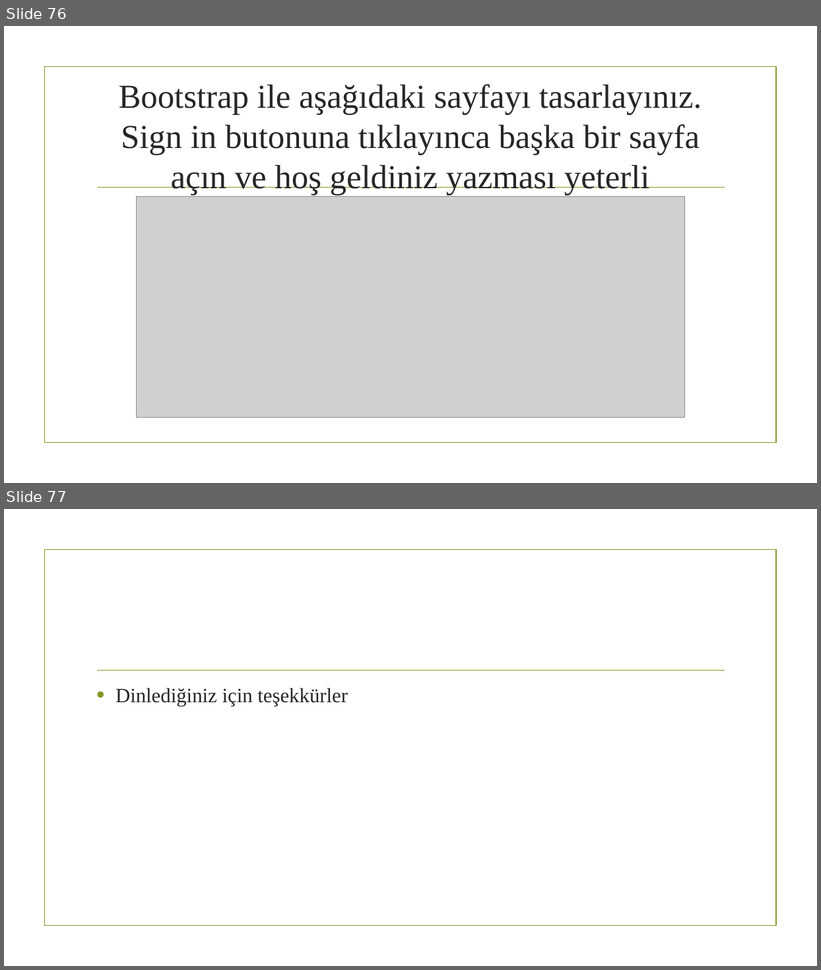
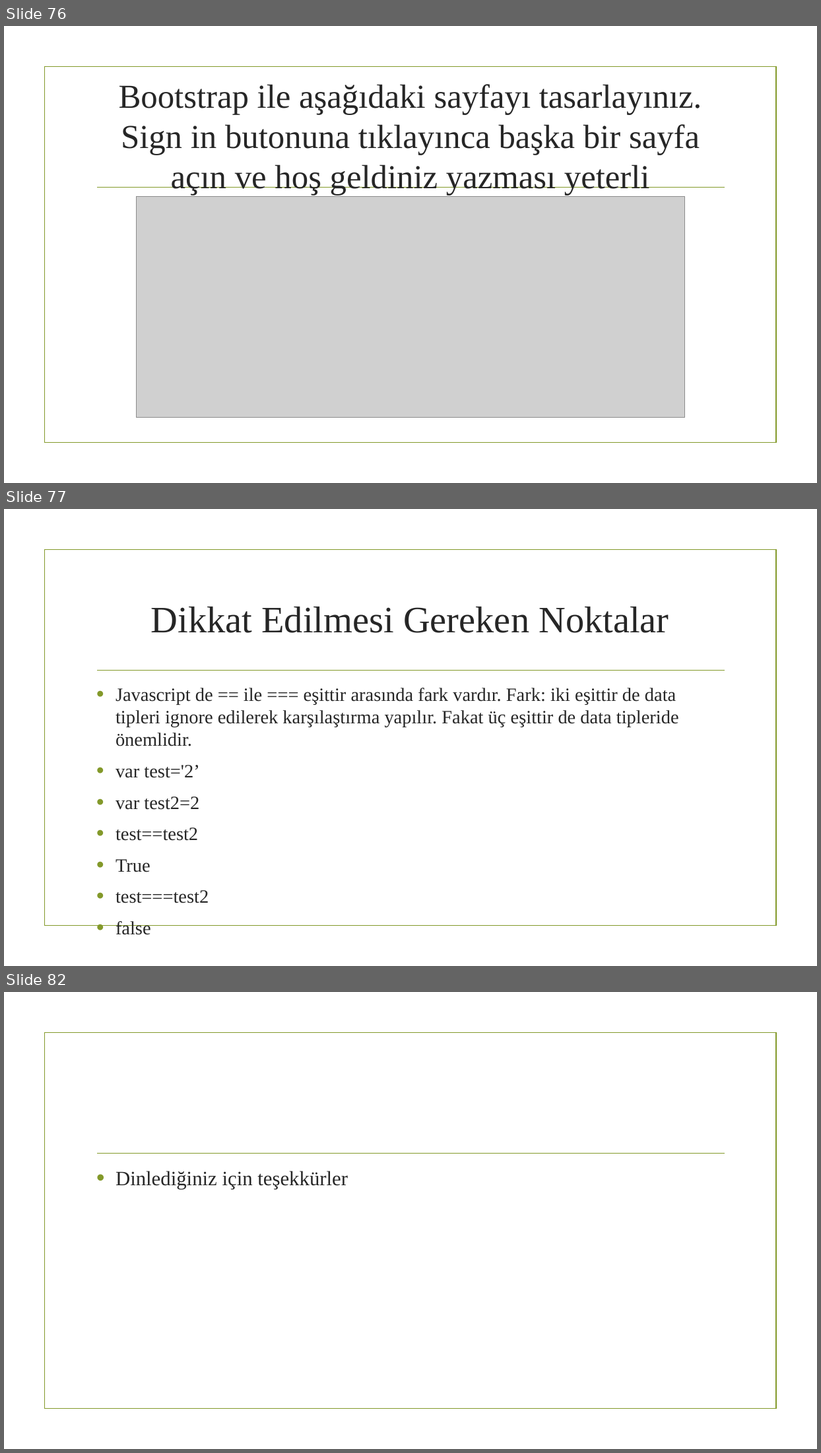
Before and after one commit to burakduman-bilgeadam/sunum, a slide deck: WebProgramlamayaGiriş.pptx. Shown one above the other, each under a label of ours: slides 76 and 77 before the commit, slides 76, 77 and 82 after it; the slides between them are not shown. The pictures are 821x970 and 821x1453 pixels, drawn with LibreOffice and Linux fonts; fonts in the diff are those of the drawing; grey boxes stand for pictures; background and template pictures are left out. Boxes give left, top, right and bottom in pixels: in the first picture for what was removed or moved away, otherwise in the second. Text is boxed around its words. In the diff, an @@ line names an element or a change of style, - is before the commit and + after.

```diff
--- a/WebProgramlamayaGiriş.pptx
+++ b/WebProgramlamayaGiriş.pptx
@@ slide 77 added at (4,509,817,966), background picture (left out); not listed: 2 template elements that a slide beside it also shows @@
@@ title added at (151,607,669,633), 44 pt, text #262626 @@
+Dikkat Edilmesi Gereken Noktalar
@@ text added at (116,688,679,904), 22.2 pt, text #262626 @@
+• Javascript de == ile === eşittir arasında fark vardır. Fark: iki eşittir de data tipleri ignore edilerek karşılaştırma yapılır. Fakat üç eşittir de data tipleride önemlidir.
+• var test='2’
+• var test2=2
+• test==test2
+• True
+• test===test2
+• false
@@ what was slide 77 is now slide 82 @@
```
Also in this commit, not shown: 4 other slides added, 1 other file.
